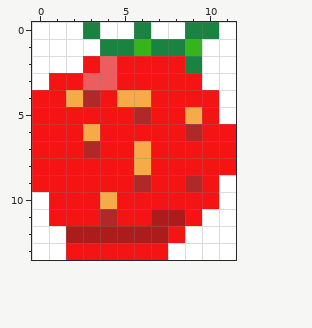
Two states of a pixel-art sprite, assets/Strawberry.png. The first picture shows the starting point.
The file is 12x14 pixels.
Once edited:
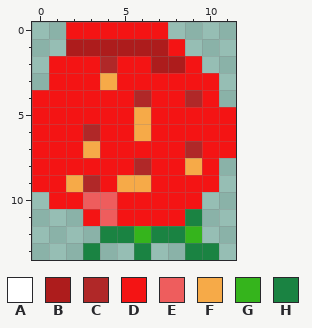
Palette (. is transparent): A #ffffff  B #ad1c1c  C #b02828  D #f41414  E #ee5d5d  F #f6aa48  G #35b41c  H #1a8342
Difference:
The edit turns colour A into colour B in row 1 at x 2 to 3.
The edit turns colour D into colour B in row 2 at x 7 to 8.
The edit turns colour G into colour B in row 1 at x 6.
The edit turns colour H into colour B in row 1 at x 4 to 5 and 7.
The edit turns colour D into colour C in row 4 at x 9; in row 7 at x 9; in row 9 at x 3.
The edit turns colour E into colour C in row 2 at x 4.
The edit turns colour F into colour C in row 4 at x 6; in row 6 at x 3; in row 8 at x 6.
The edit turns colour A into colour D in row 0 at x 2, 4 to 5 and 7; in row 2 at x 1 to 2; in row 3 at x 10; in row 5 at x 11.
The edit turns colour B into colour D in row 11 at x 7 to 8.
The edit turns colour C into colour D in row 4 at x 3; in row 6 at x 9; in row 9 at x 9.
The edit turns colour E into colour D in row 3 at x 3.
The edit turns colour F into colour D in row 4 at x 2 and 5; in row 5 at x 9; in row 7 at x 6.
The edit turns colour H into colour D in row 0 at x 3 and 6; in row 1 at x 8; in row 2 at x 9.
The edit turns colour C into colour E in row 11 at x 4.
The edit turns colour D into colour E in row 10 at x 3.
The edit turns colour F into colour E in row 10 at x 4.
The edit turns colour C into colour F in row 5 at x 6; in row 7 at x 3; in row 9 at x 6.
The edit turns colour D into colour F in row 6 at x 6; in row 8 at x 9; in row 9 at x 2 and 5.
The edit turns colour E into colour F in row 3 at x 4.
The edit turns colour A into colour G in row 12 at x 9.
The edit turns colour B into colour G in row 12 at x 6.
The edit turns colour A into colour H in row 13 at x 9 to 10.
The edit turns colour B into colour H in row 12 at x 4 to 5 and 7.
The edit turns colour D into colour H in row 11 at x 9; in row 12 at x 8; in row 13 at x 3 and 6.
Colour A is gone in row 0 at x 0 to 1, 8 and 11; in row 1 at x 0 to 1 and 10 to 11; in row 2 at x 0 and 10 to 11; in row 3 at x 0 and 11; in row 4 at x 11; in row 9 at x 11.
Colour A is gone in row 10 at x 0 and 11; in row 11 at x 0 and 10 to 11; in row 12 at x 0 to 1 and 10 to 11; in row 13 at x 0 to 1, 8 and 11.
Colour B is gone in row 12 at x 2 to 3.
Colour D is gone in row 8 at x 11; in row 10 at x 10; in row 11 at x 1 to 2; in row 13 at x 2, 4 to 5 and 7.
Colour G is gone in row 1 at x 9.
Colour H is gone in row 0 at x 9 to 10.
